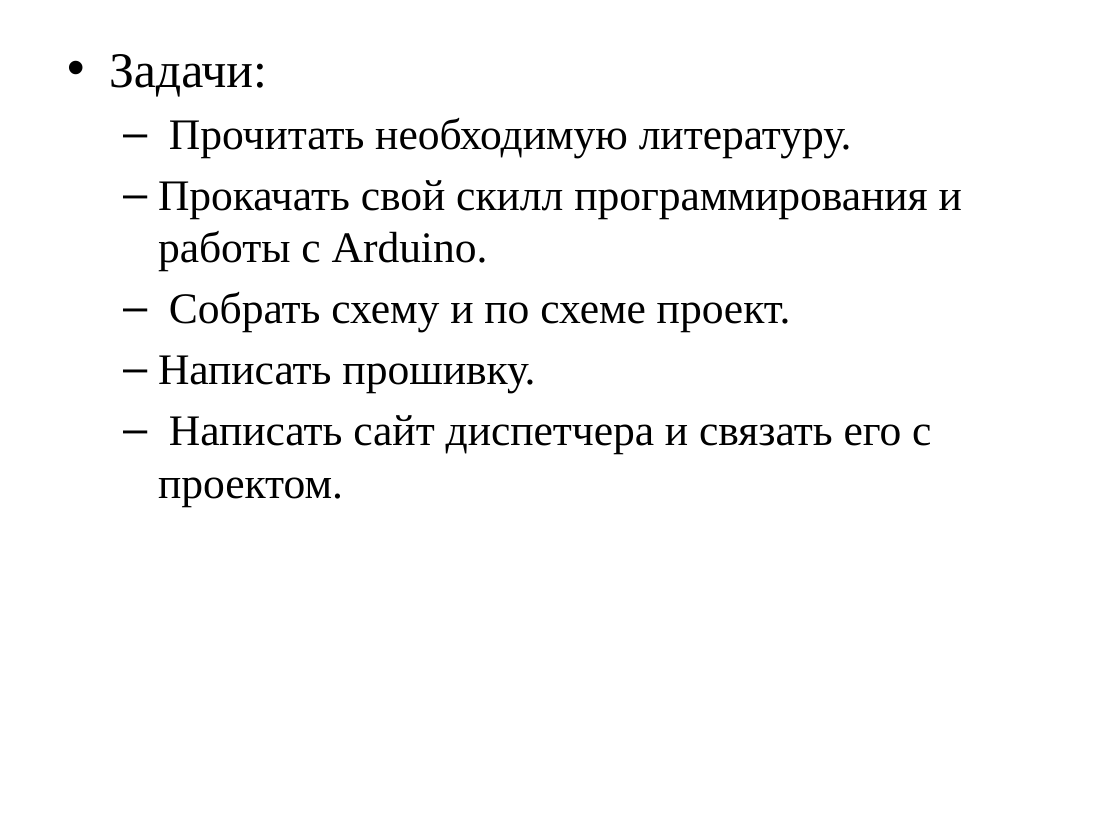
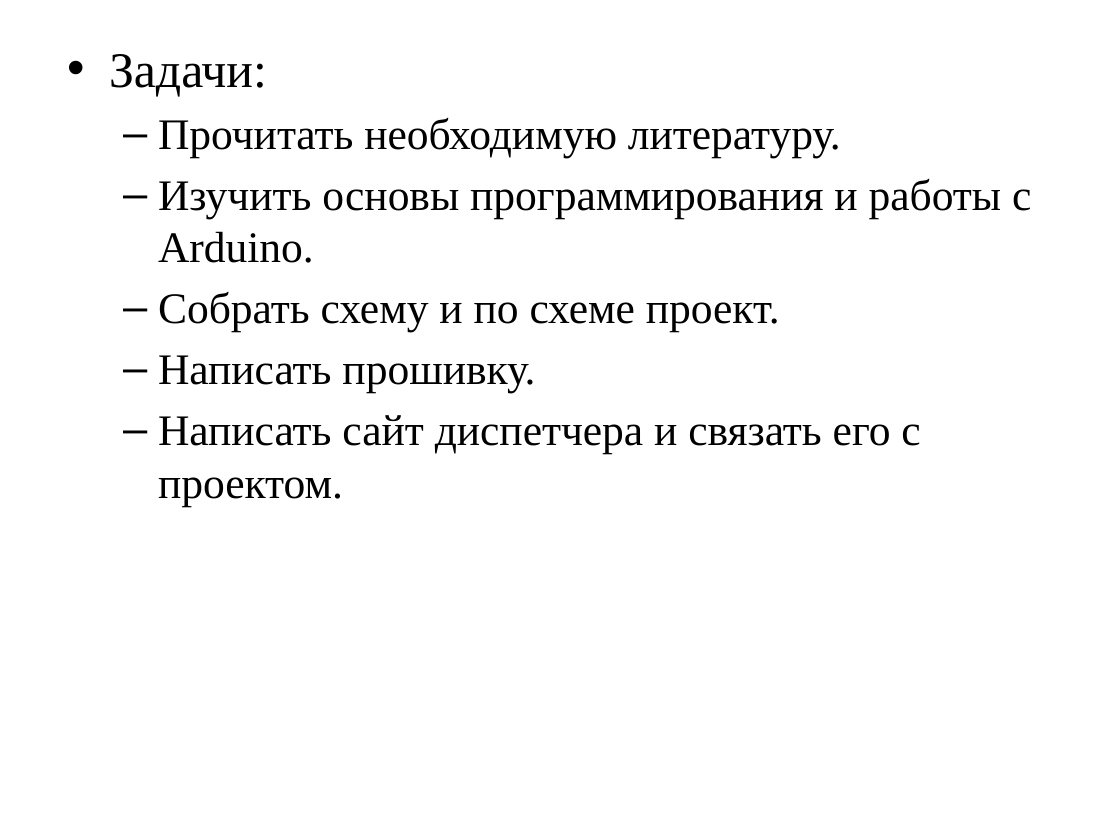
Before and after one commit to TimmmofeyD/TrafficLight, a slide deck: slide 4 of Presitation/TLPresintation.pptx (slide 3 before the commit). Drawn at 1120x840 pixels with LibreOffice and Linux fonts; fonts in the diff are those of the drawing. Boxes give left, top, right and bottom in pixels: in the first picture for what was removed or moved away, otherwise in the second. Text is boxed around its words. In the diff, an @@ line names an element or a change of style, - is before the commit and + after.

```diff
--- a/Presitation/TLPresintation.pptx
+++ b/Presitation/TLPresintation.pptx
@@ text at (158, 179, 1031, 263): text changed @@
-  – Прокачать свой скилл программирования и работы с Arduino.
+  – Изучить основы программирования и работы с Arduino.
```
Also in this commit, not shown: 7 other slides changed, 1 slide added, 1 slide removed.
